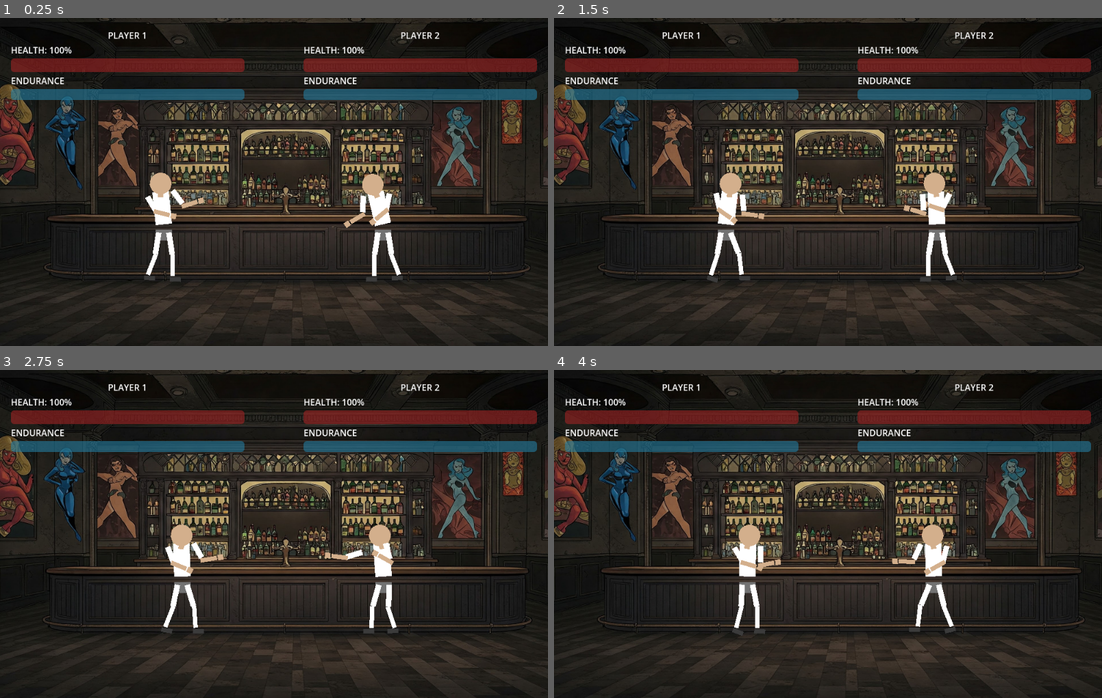
Above: before the commit, frames 1-4 (two rows, left to right).
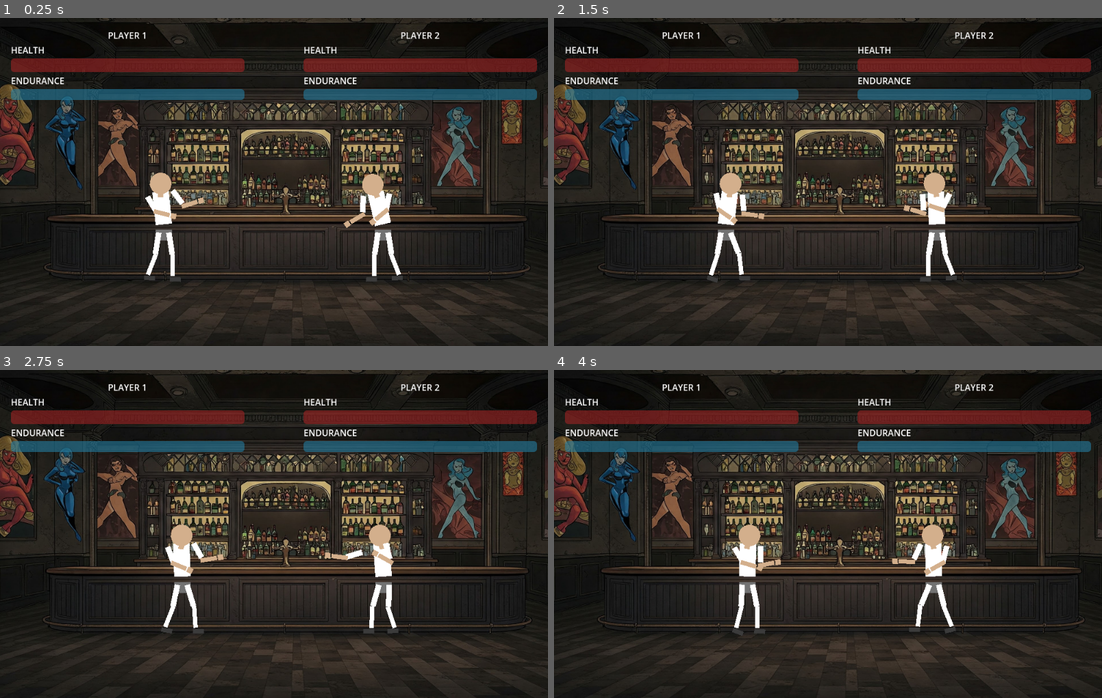
Above: after the commit, the same moments.

Repository: giripriyadarshan/ubc-game
Game: Godot game, scene res://bar.tscn
Two runs of this game, one before a commit and one after it. Both use one fixed random seed, a clock stepped at 60 frames per second and the inputs below.
Inputs:
- Up to frame 1 (0.25 s): no input
- Up to frame 2 (1.5 s): hold D (p1_right) 0.53-1.28 s; tap W (p1_attack) at 0.6 s; hold A (p1_left) from 1.28 s (still down); tap S (p1_block) at 1.35 s
- Up to frame 3 (2.75 s): release A (p1_left) at 2.03 s; hold D (p1_right) from 2.03 s (still down); tap Up (p2_attack) at 2.1 s
- Up to frame 4 (4 s): tap Down (p2_block) at 2.85 s; release D (p1_right) at 3.53 s; hold A (p1_left) from 3.53 s (still down); tap Left (p2_left) at 3.6 s

The runs differ from the first frame. In frame 1, 0.1% of the frame differs, in the area x 8-67%, y 8-11%; in frame 2, 0.1%; in frame 3, 0.1%; in frame 4, 0.1%.

Commit message:
changes to damage stats

Diff:
--- a/bar.gd
+++ b/bar.gd
@@ -109,7 +109,7 @@
 	p1_container.add_child(p1_header)
 
 	player1_health_label = Label.new()
-	player1_health_label.text = "HEALTH: 100%"
+	player1_health_label.text = "HEALTH"  # Removed percentage display
 	p1_container.add_child(player1_health_label)
 
 	player1_health_bar = ProgressBar.new()
@@ -148,7 +148,7 @@
 	p2_container.add_child(p2_header)
 
 	player2_health_label = Label.new()
-	player2_health_label.text = "HEALTH: 100%"
+	player2_health_label.text = "HEALTH"  # Removed percentage display
 	p2_container.add_child(player2_health_label)
 
 	player2_health_bar = ProgressBar.new()
@@ -254,7 +254,7 @@
 	# Update Player 1 UI
 	if player1:
 		player1_health_bar.value = player1.current_health
-		player1_health_label.text = "HEALTH: " + str(int(player1.current_health)) + "%"
+		# Removed numerical health display
 
 		player1_endurance_bar.value = player1.current_endurance
 
@@ -273,7 +273,7 @@
 	# Update Player 2 UI
 	if player2:
 		player2_health_bar.value = player2.current_health
-		player2_health_label.text = "HEALTH: " + str(int(player2.current_health)) + "%"
+		# Removed numerical health display
 
 		player2_endurance_bar.value = player2.current_endurance
 
--- a/stickman.tscn
+++ b/stickman.tscn
@@ -4927,7 +4927,7 @@
 rest = Transform2D(0.828198, 0.560436, -0.560436, 0.828198, -9.99973, 0.000244141)
 
 [node name="UpperArmSpriteL" type="Polygon2D" parent="CharacterBody2D/Skeleton2D/Hip/Torso/ShoulderL/UpperArmL"]
-rotation = -1.76498e-05
+rotation = -1.71141e-05
 scale = Vector2(1.0013, 1.0013)
 color = Color(0.356863, 0.356863, 0.356863, 1)
 offset = Vector2(0.478455, 2.61433)
@@ -4959,7 +4959,7 @@
 rest = Transform2D(1, 0, 0, 1, 0, 30)
 
 [node name="HandSpriteL" type="Polygon2D" parent="CharacterBody2D/Skeleton2D/Hip/Torso/ShoulderL/UpperArmL/ForearmL/HandL"]
-rotation = 2.63901e-05
+rotation = 2.63938e-05
 scale = Vector2(0.99703, 0.99703)
 color = Color(0.827451, 0.686275, 0.54902, 1)
 polygon = PackedVector2Array(-5, -3, 5, -3, 5, 7, -5, 7)
@@ -5047,7 +5047,7 @@
 rest = Transform2D(0.999976, 0.000229388, -0.000229388, 0.999976, -0.00765991, 40.0044)
 
 [node name="LowerLegSpriteL" type="Polygon2D" parent="CharacterBody2D/Skeleton2D/Hip/ThighL/LowerLegL"]
-rotation = -9.05247e-05
+rotation = -9.0495e-05
 scale = Vector2(1.00148, 1.00148)
 color = Color(0.356863, 0.356863, 0.356863, 1)
 polygon = PackedVector2Array(-4, -5, 4, -5, 4, 35, -4, 35)
@@ -5063,7 +5063,7 @@
 rest = Transform2D(1, 0, 0, 1, 0, 40)
 
 [node name="FootSpriteL" type="Polygon2D" parent="CharacterBody2D/Skeleton2D/Hip/ThighL/LowerLegL/FootL"]
-rotation = -5.18482e-05
+rotation = -5.18334e-05
 scale = Vector2(1.0013, 1.0013)
 color = Color(0.231373, 0.231373, 0.231373, 1)
 polygon = PackedVector2Array(-5, -3, 15, -3, 15, 5, -5, 5)
@@ -5096,7 +5096,7 @@
 rest = Transform2D(1, 0, 0, 1, 0, 40)
 
 [node name="LowerLegSpriteR" type="Polygon2D" parent="CharacterBody2D/Skeleton2D/Hip/ThighR/LowerLegR"]
-rotation = -1.41779e-05
+rotation = -1.41345e-05
 scale = Vector2(0.996325, 0.996325)
 color = Color(0.356863, 0.356863, 0.356863, 1)
 polygon = PackedVector2Array(-4, -5, 4, -5, 4, 35, -4, 35)
--- a/stickman_character.gd
+++ b/stickman_character.gd
@@ -9,8 +9,8 @@
 const MAX_HEALTH: int = 100
 const MAX_ENDURANCE: int = 100
 const MAX_ENDURANCE_SPENT: int = 50 # 25 for a regular punch, 50 for fist bump (simultaneaus punch)
-const MAX_DAMAGE_DEALT: int = 25
-const MIN_DAMAGE_DEALT: int = 1     # Minimum damage when endurance is 0
+const MAX_DAMAGE_DEALT: int = 40    # Increased from 25 to 40 for more impact
+const MIN_DAMAGE_DEALT: int = 5     # Increased minimum damage from 1 to 5
 const ENDURANCE_HEALING_RATE: float = 2.0  # Increased for testing (normally 2.0)
 const PUNCH_ENDURANCE_COST: int = 25  # Cost for successful punch
 const PUNCH_COOLDOWN: float = 0.5     # Time between punches
@@ -475,15 +475,19 @@
 
 			print("[", control_set, "] Punch hit! Endurance cost: ", endurance_before, " -> ", current_endurance)
 
-			# Calculate damage based on current endurance
-			var damage_percent = float(current_endurance) / MAX_ENDURANCE
+			# Calculate damage based on current endurance - enhanced formula
+			# Use a more exponential curve to reward high endurance
+			var damage_percent = pow(float(current_endurance) / MAX_ENDURANCE, 1.5)
 
 			# At 0 endurance = MIN_DAMAGE, at full endurance = MAX_DAMAGE
 			var damage = MIN_DAMAGE_DEALT
 			if current_endurance > 0:
 				damage = int(MIN_DAMAGE_DEALT + damage_percent * (MAX_DAMAGE_DEALT - MIN_DAMAGE_DEALT))
 
-			print("[", control_set, "] Hit landed! Dealing ", damage, " damage to opponent")
+			# Ensure damage doesn't exceed maximum
+			damage = min(damage, MAX_DAMAGE_DEALT)
+
+			print("[", control_set, "] Hit landed! Dealing ", damage, " damage with ", current_endurance, " endurance (", int(damage_percent * 100), "% power)")
 
 			# Apply damage to the other fighter - pass our position for knockback direction
 			body.take_damage(damage, global_position)
@@ -501,6 +505,6 @@
 			# Disable knuckle box to prevent multiple hits
 			$hit_area/knuckle_box.disabled = true
 
-			# Add extra camera shake on impact
+			# Add extra camera shake on impact based on damage
 			var impact_strength = float(damage) / MAX_DAMAGE_DEALT
 			camera.set_shake_str(Vector2(5, 5) * impact_strength)
